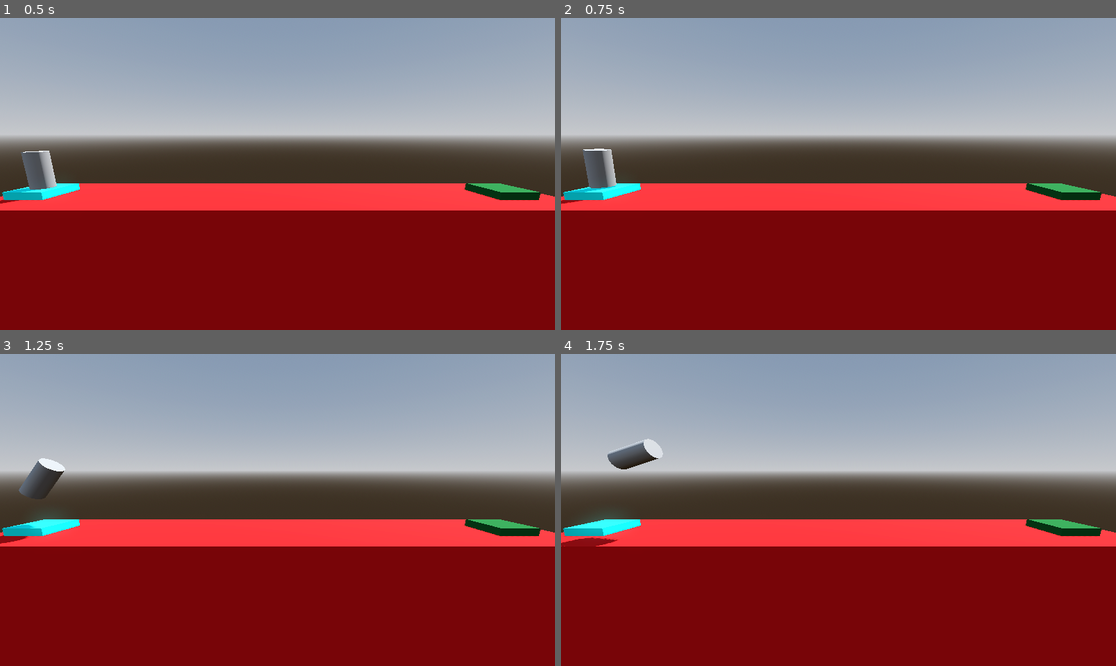
Above: before the commit, frames 1-4 (two rows, left to right).
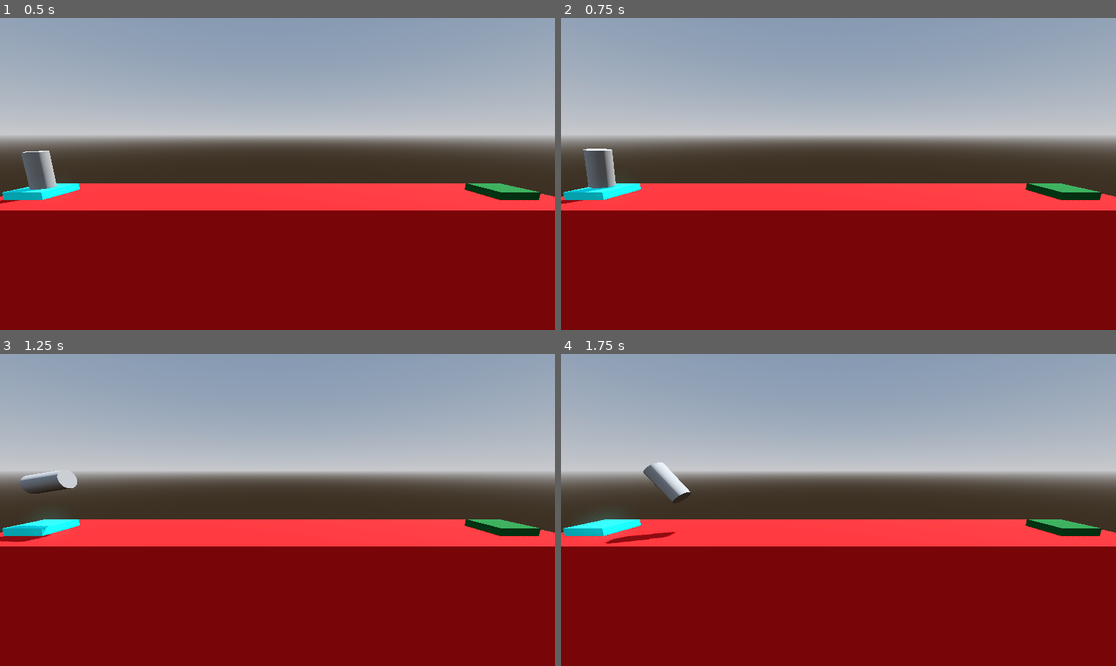
Above: after the commit, the same moments.

Repository: AhmadNasserx/Project-Boost
Game: Godot game, scene res://Level/level.tscn
Two runs of this game, one before a commit and one after it. Both use one fixed random seed, a clock stepped at 60 frames per second and the inputs below.
Inputs:
- Up to frame 1 (0.5 s): no input
- Up to frame 2 (0.75 s): tap Enter at 0.5 s; hold D (rotate_right) from 0.53 s (still down); hold Space (boost) from 0.53 s (still down)
- Up to frame 3 (1.25 s): keep holding D (rotate_right); keep holding Space (boost)
- Up to frame 4 (1.75 s): release D (rotate_right) at 1.28 s; release Space (boost) at 1.28 s; hold A (rotate_left) from 1.28 s (still down); tap Space (boost) at 1.35 s

Frame 1 is identical in both runs. In frame 2, less than 0.1% of the frame differs, in the area x 0-11%, y 41-60%; in frame 3, 0.8%; in frame 4, 1.4%, in the area x 0-24%, y 27-62%.

Commit message:
editing script

Diff:
--- a/Level/level.tscn
+++ b/Level/level.tscn
@@ -33,7 +33,7 @@
 transform = Transform3D(-0.866023, -0.433016, 0.250001, 0, 0.499998, 0.866027, -0.500003, 0.749999, -0.43301, 0, 0, 0)
 shadow_enabled = true
 
-[node name="Floor" type="CSGBox3D" parent="."]
+[node name="Floor" type="CSGBox3D" parent="." groups=["Hazard"]]
 transform = Transform3D(1, 0, 0, 0, 1, 0, 0, 0, 1, 0, -4, 0)
 use_collision = true
 size = Vector3(30, 8, 5)
@@ -45,7 +45,7 @@
 size = Vector3(2, 0.4, 2)
 material = SubResource("StandardMaterial3D_1l7g2")
 
-[node name="LandingPad" type="CSGBox3D" parent="."]
+[node name="LandingPad" type="CSGBox3D" parent="." groups=["Goal"]]
 transform = Transform3D(1, 0, 0, 0, 1, 0, 0, 0, 1, 12.431, 0.2, 0)
 use_collision = true
 size = Vector3(2, 0.4, 2)
--- a/Player/player.gd
+++ b/Player/player.gd
@@ -1,7 +1,7 @@
 extends RigidBody3D
 
-@export var force = 1000.0
-@export var torque_force = 100.0
+@export_range(750, 3000) var Thrust: float = 1000.0
+@export var torque_thrust: float = 200.0
 # Called when the node enters the scene tree for the first time.
 func _ready() -> void:
 	pass # Replace with function body.
@@ -10,8 +10,15 @@
 # Called every frame. 'delta' is the elapsed time since the previous frame.
 func _process(delta: float) -> void:
 	if Input.is_action_pressed("boost"):
-		apply_central_force(basis.y * delta * force)
+		apply_central_force(basis.y * delta * Thrust)
 	if Input.is_action_pressed("rotate_left"):
-		apply_torque(Vector3(0.0,0.0, torque_force * delta))
+		apply_torque(Vector3(0.0,0.0, torque_thrust * delta))
 	if Input.is_action_pressed("rotate_right"):
-		apply_torque(Vector3(0.0,0.0, -torque_force * delta))
+		apply_torque(Vector3(0.0,0.0, -torque_thrust * delta))
+
+
+func _on_body_entered(body: Node) -> void:
+	if body.is_in_group("Goal"):
+		pass
+	if body.is_in_group("Hazard"):
+		pass
--- a/Player/player.tscn
+++ b/Player/player.tscn
@@ -10,6 +10,8 @@
 axis_lock_linear_z = true
 axis_lock_angular_x = true
 axis_lock_angular_y = true
+contact_monitor = true
+max_contacts_reported = 10
 angular_damp = 1.0
 script = ExtResource("1_cja13")
 
@@ -18,3 +20,5 @@
 
 [node name="CollisionShape3D" type="CollisionShape3D" parent="."]
 shape = SubResource("CylinderShape3D_4xcpq")
+
+[connection signal="body_entered" from="." to="." method="_on_body_entered"]
